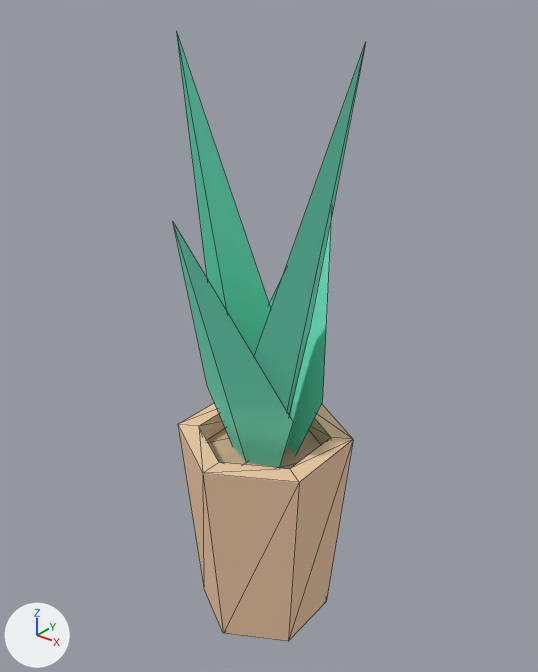
Before and after pictures for a commit that changed the glTF model assets/props/furniture/pottedPlant.glb.
The view is the same before and after, from a camera (50 mm lens) standing at (0.444, -0.546, 0.702) and looking at (-0.004, 0.014, 0.355). Every picture has the same lights, and +X, +Y and +Z are marked at lower left. The first picture is the older version. Mesh edges are drawn as thin lines. Where no turn or scale is listed for an object, it has been applied to the vertices. Vertices at exactly the same position are counted once.

In view in the first picture: 'plant', 'pottedPlant(Clone)'.
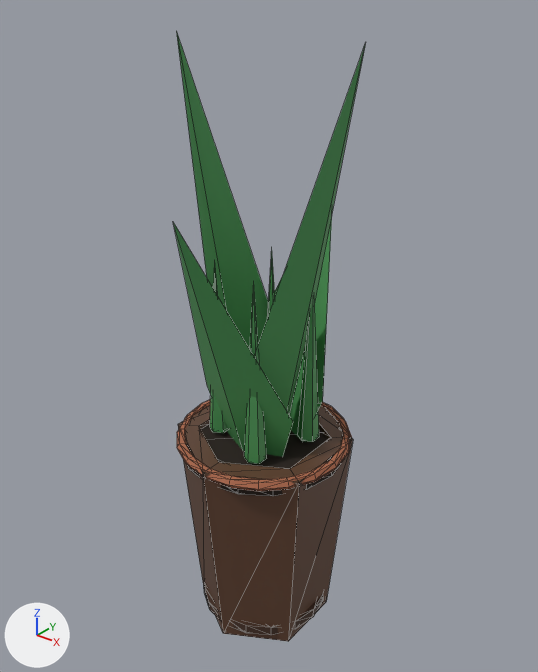
What differs and where, as boxes (x1, y1, x2, y2) in the pictures (538 x 672 px):
'plant', recoloured, reshaped (darker)
    before: (173, 34, 366, 468)
    after: (173, 34, 366, 464)
'pottedPlant(Clone)', reshaped
    before: (178, 403, 353, 641)
    after: (177, 399, 353, 641)
part 1 of me_mesh_pottedplant, added
    after: (204, 583, 323, 635)
part 2 of me_mesh_pottedplant, added (black)
    after: (187, 424, 345, 496)
part 3 of me_mesh_pottedplant, added (brown)
    after: (177, 399, 352, 491)
part 4 of me_mesh_pottedplant, recoloured (beige to brown)
    both: (178, 406, 353, 641)
part 5 of me_mesh_pottedplant, recoloured (beige)
    before: (207, 429, 321, 469)
part 6 of me_mesh_plant, added (green)
    after: (298, 300, 319, 442)
part 7 of me_mesh_plant, added (mostly hidden)
    after: (267, 252, 275, 319)
part 8 of me_mesh_plant, added (green)
    after: (210, 262, 227, 433)
part 9 of me_mesh_plant, added (green)
    after: (244, 284, 267, 464)

Diff of the bpy script that builds the scene:
```diff
--- a/assets/props/furniture/pottedPlant.glb.py
+++ b/assets/props/furniture/pottedPlant.glb.py
@@ mat_plant @@
 mat_plant = principled_material('plant')
-mat_plant.base_color = (0.182, 0.821, 0.576)  # green #76eac8
+mat_plant.base_color = (0.07, 0.3, 0.09)  # green #4b9555
 mat_plant.roughness = 1.0
@@ mat_walnutdark @@
+mat_walnutdark = principled_material('walnutDark')
+mat_walnutdark.base_color = (0.06, 0.028, 0.016)  # brown #452f22
+mat_walnutdark.roughness = 0.55
@@ mat_soil @@
+mat_soil = principled_material('soil')
+mat_soil.base_color = (0.02, 0.012, 0.008)  # black #271d16
+mat_soil.roughness = 1.0
@@ mat_walnut @@
+mat_walnut = principled_material('walnut')
+mat_walnut.base_color = (0.12, 0.055, 0.03)  # brown #614230
@@ mat_terracotta @@
+mat_terracotta = principled_material('terracotta')
+mat_terracotta.base_color = (0.42, 0.14, 0.07)  # brown #ad694b
+mat_terracotta.roughness = 0.8
@@ me_mesh_pottedplant @@
 # used by ob_pottedplant_clone; location = (0.0, 0.0, 0.0)
-me_mesh_pottedplant.from_pydata(...)  # 24 vertices, 44 faces; spans x -0.086..0.086, y -0.099..0.099, z 0.0..0.243
+me_mesh_pottedplant.from_pydata(...)  # 208 vertices, 404 faces; spans x -0.098..0.098, y -0.099..0.099, z 0.0..0.244
+# me_mesh_pottedplant part 1: a new loose piece, a 16-sided cylinder along z spanning x -0.075..0.075, y -0.075..0.075, z 0.012..0.024, in mat_walnutdark (brown #452f22)
+# me_mesh_pottedplant part 2: a new loose piece, a 16-sided cylinder along z spanning x -0.092..0.092, y -0.092..0.092, z 0.225..0.237, in mat_soil (black #271d16)
+# me_mesh_pottedplant part 3: a new loose piece of 120 vertices spanning x -0.098..0.098, y -0.098..0.098, z 0.234..0.244, in mat_terracotta (brown #ad694b)
+# me_mesh_pottedplant part 4: 40 faces spanning x -0.086..0.086, y -0.099..0.099, z 0.0..0.243 switch from mat_wood (beige #f3cca8) to mat_walnut (brown #614230)
+# me_mesh_pottedplant part 5: 4 faces spanning x -0.065..0.065, y -0.075..0.075, z 0.218 switch from mat_wooddark (beige #d7b495) to mat_walnutdark (brown #452f22)
+me_mesh_pottedplant.materials.append(mat_soil)  # black #271d16
+me_mesh_pottedplant.materials.append(mat_terracotta)  # brown #ad694b
@@ me_mesh_plant @@
 # used by ob_plant; location = (-0.106, -0.121, 0.118)
-me_mesh_plant.from_pydata(...)  # 13 vertices, 8 faces; spans x 0.0..0.212, y 0.0..0.241, z 0.0..0.536
+me_mesh_plant.from_pydata(...)  # 41 vertices, 48 faces; spans x 0.0..0.212, y 0.0..0.241, z 0.0..0.536
+# me_mesh_plant part 6: a new loose piece, a 6-sided cone pointing to +z spanning x 0.14..0.16, y 0.133..0.157, z 0.125..0.325, in mat_plant (green #4b9555)
+# me_mesh_plant part 7: a new loose piece, a 6-sided cone pointing to +z spanning x 0.072..0.092, y 0.153..0.177, z 0.125..0.325, in mat_plant (green #4b9555)
+# me_mesh_plant part 8: a new loose piece, a 6-sided cone pointing to +z spanning x 0.052..0.073, y 0.085..0.109, z 0.125..0.325, in mat_plant (green #4b9555)
+# me_mesh_plant part 9: a new loose piece, a 6-sided cone pointing to +z spanning x 0.12..0.14, y 0.065..0.089, z 0.125..0.325, in mat_plant (green #4b9555)
 me_mesh_plant.materials.append(mat_plant)
```
